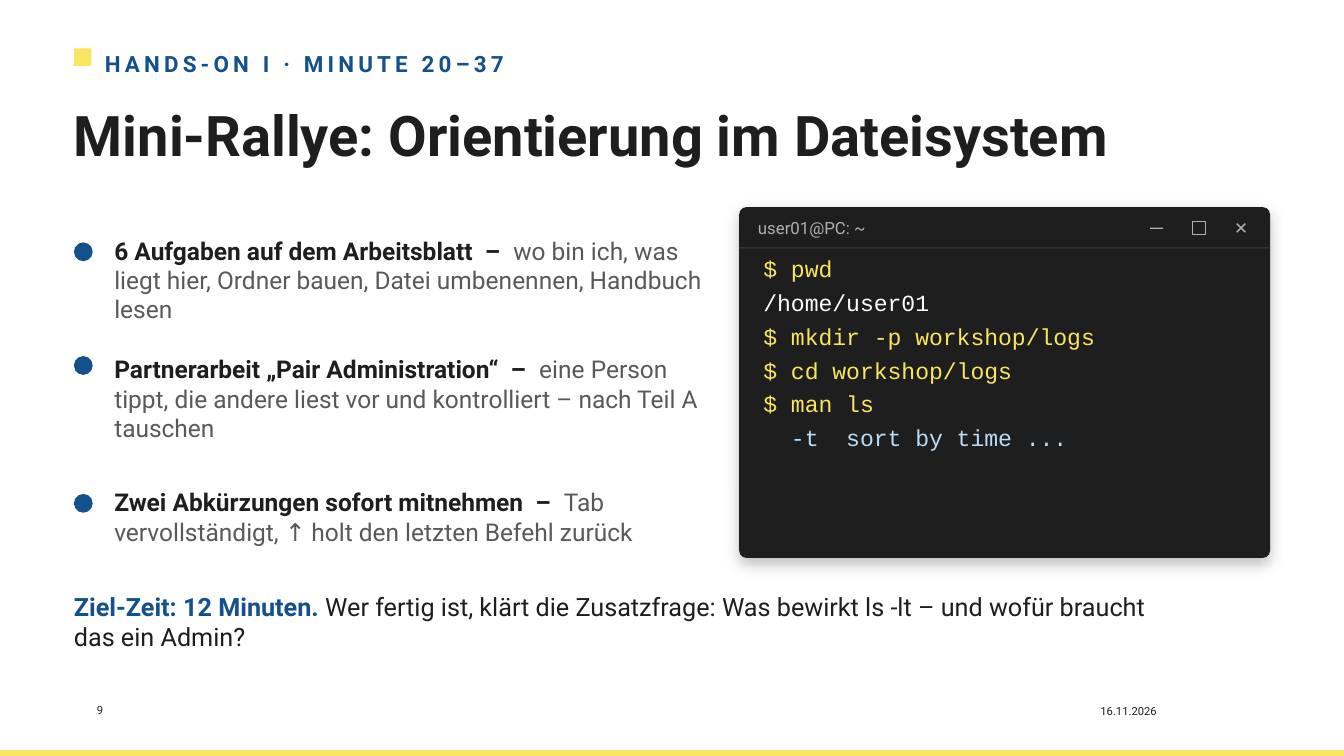
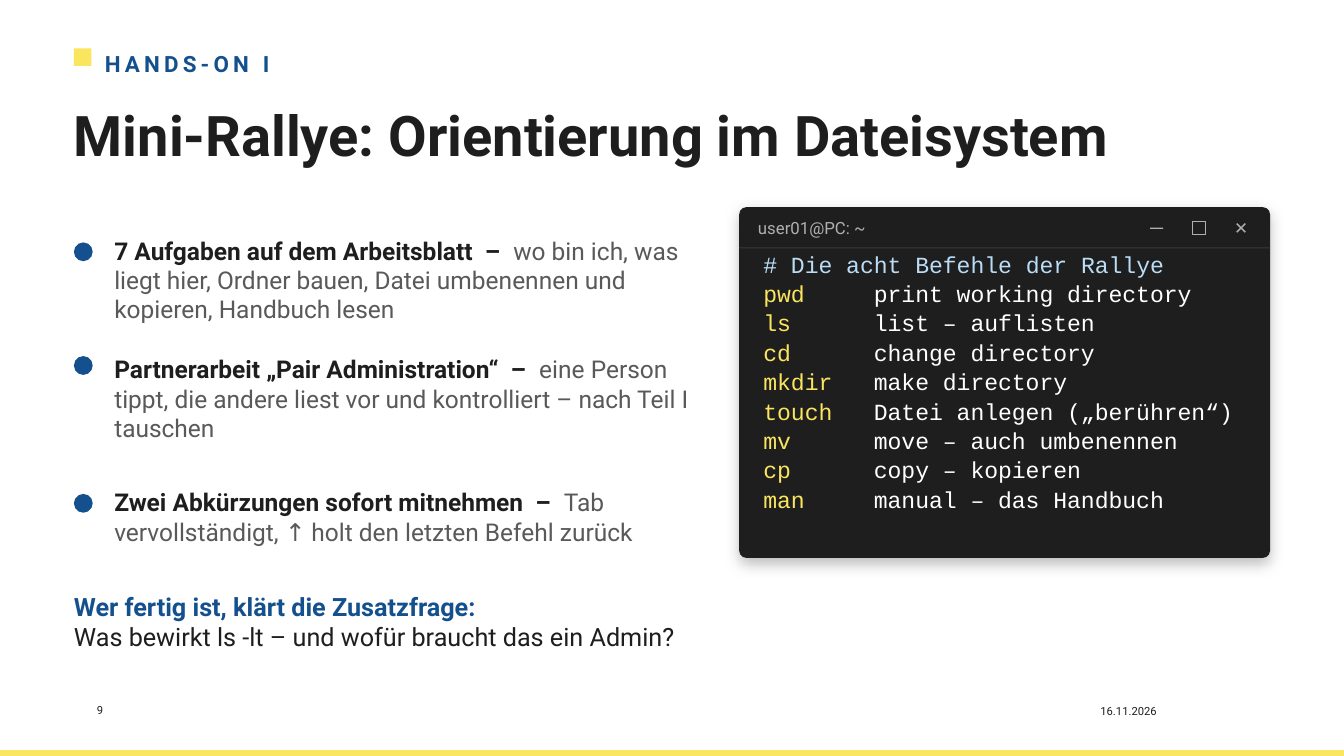
Before and after one commit to HerrZI/wsl2-school-lab, a slide deck: slide 9 of dokumente/Workshop_WSL2_Linux_unterrichten_neu.pptx. Drawn at 1344x756 pixels with LibreOffice and Linux fonts; fonts in the diff are those of the drawing; background and template pictures are left out. Boxes give left, top, right and bottom in pixels: in the first picture for what was removed or moved away, otherwise in the second. Text is boxed around its words. In the diff, an @@ line names an element or a change of style, - is before the commit and + after.

```diff
--- a/dokumente/Workshop_WSL2_Linux_unterrichten_neu.pptx
+++ b/dokumente/Workshop_WSL2_Linux_unterrichten_neu.pptx
@@ text at bbox=[105, 56, 270, 73]: text changed @@
-HANDS-ON I · MINUTE 20–37
+HANDS-ON I
@@ text at bbox=[114, 241, 678, 323]: text changed @@
-6 Aufgaben auf dem Arbeitsblatt – wo bin ich, was liegt hier, Ordner bauen, Datei umbenennen, Handbuch lesen
+7 Aufgaben auf dem Arbeitsblatt – wo bin ich, was liegt hier, Ordner bauen, Datei umbenennen und kopieren, Handbuch lesen
@@ text at bbox=[763, 256, 1233, 509]: text changed; text colour #FAE55F to #FFFFFF @@
-$ pwd
-/home/user01
-$ mkdir -p workshop/logs
-$ cd workshop/logs
-$ man ls
--t sort by time ...
+# Die acht Befehle der Rallye
+pwd print working directory
+ls list – auflisten
+cd change directory
+mkdir make directory
+touch Datei anlegen („berühren“)
+mv move – auch umbenennen
+cp copy – kopieren
+man manual – das Handbuch
@@ text at bbox=[114, 359, 689, 437]: text changed @@
-Partnerarbeit „Pair Administration“ – eine Person tippt, die andere liest vor und kontrolliert – nach Teil A tauschen
+Partnerarbeit „Pair Administration“ – eine Person tippt, die andere liest vor und kontrolliert – nach Teil I tauschen
@@ text at bbox=[74, 597, 675, 647]: text changed @@
-Ziel-Zeit: 12 Minuten. Wer fertig ist, klärt die Zusatzfrage: Was bewirkt ls -lt – und wofür braucht das ein Admin?
+Wer fertig ist, klärt die Zusatzfrage:
+Was bewirkt ls -lt – und wofür braucht das ein Admin?
```
Also in this commit, not shown: 4 other slides changed, 1 slide removed, 9 other files.
